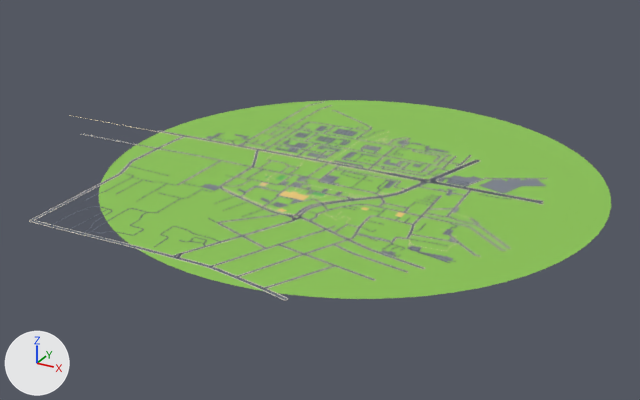
The glTF model game/levels/micro15/ground.glb as it was, and as the next commit left it.
Rendered twice from a 50 mm camera at (1429.0, -2859.0, 1290.0) aimed at (-142.0, -4.0, -138.0). Every picture has the same lights, and +X, +Y and +Z are marked at lower left. The older version comes first. Vertices at exactly the same position are counted once.

In view in the first picture: 'ground', 'roads', 'sidewalks'.
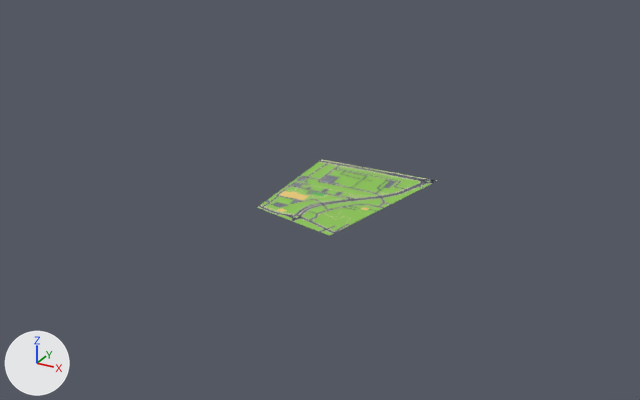
What differs and where, as boxes [x1, y1, x2, y2] in the pictures (640 x 400 px):
'ground', reshaped (65% narrower, 61% shorter): before [99, 100, 611, 299]; after [257, 159, 437, 236]
'roads', reshaped (66% narrower, 63% shorter): before [30, 102, 548, 300]; after [258, 160, 436, 233]
'sidewalks', reshaped (66% narrower, 62% shorter): before [29, 102, 544, 300]; after [260, 160, 432, 234]
part 1 of me_ground_002, deleted: before [99, 100, 611, 299]
part 2 of me_ground_002, cut back: before [260, 160, 481, 203]; after [257, 159, 437, 236]
part 3 of me_roads_002, deleted: before [30, 102, 548, 300]
part 4 of me_roads_002, cut back: before [182, 146, 542, 269]; after [258, 160, 436, 232]
part 5 of me_sidewalks_002, deleted: before [29, 102, 544, 300]
part 6 of me_sidewalks_002, cut back: before [70, 115, 542, 269]; after [260, 160, 432, 234]

Patch to the scene script:
```diff
--- a/game/levels/micro15/ground.glb.py
+++ b/game/levels/micro15/ground.glb.py
@@ me_ground_002 @@
 # used by ob_ground; location = (-140.0, -205.0, 0.0)
-me_ground_002.from_pydata(...)  # 577 vertices, 441 faces; spans x -820.0..1100.0, y -755.0..1165.0, z 0.0
+me_ground_002.from_pydata(...)  # 103 vertices, 65 faces; spans x -41.0..454.0, y -317.0..303.0, z 0.0
+# me_ground_002 part 1: 50 loose pieces with 465 vertices, spanning x -820.0..1100.0, y -755.0..1165.0, z 0.0, are deleted
+# me_ground_002 part 2
+# 15 vertices are removed from x 449.0..595.0, y 299.0..409.0, z 0.0
+# 15 faces are deleted
+# 5 vertices move from x -49.0..454.0, y -172.0..308.0, z 0.0 to x -19.0..453.0, y -182.0..299.0, z 0.0
+# 6 vertices are added at (-41.0, 289.0, 0.0), (454.0, 303.0, 0.0), (-15.0, -240.0, 0.0), (319.0, -317.0, 0.0), (454.0, 303.0, 0.0), (450.0, 303.0, 0.0)
+# 2 new faces join them, mat_c3_lawn (green #8cc456)
+# 2 new faces join them, mat_c3_parking (grey #7d838e)
 me_ground_002.materials.append(mat_c3_lawn)
@@ me_roads_002 @@
 # used by ob_roads; location = (-140.0, -205.0, 0.0)
-me_roads_002.from_pydata(...)  # 12076 vertices, 8076 faces; spans x -1112.0..874.0, y -751.0..973.0, z 0.0
+me_roads_002.from_pydata(...)  # 3211 vertices, 2041 faces; spans x -41.0..452.0, y -307.0..303.0, z 0.0
+# me_roads_002 part 3: 1415 loose pieces with 8652 vertices, spanning x -1112.0..874.0, y -751.0..973.0, z 0.0, are deleted
+# me_roads_002 part 4: 2 vertices moved within x 448.0..450.0, y 277.0..287.0, z 0.0; 273 vertices removed from x -301.0..863.0, y -690.0..581.0, z 0.0; 60 vertices added at x -41.0..452.0, y -307.0..303.0, z 0.0
 me_roads_002.materials.append(mat_c3_asphalt)
@@ me_sidewalks_002 @@
 # used by ob_sidewalks; location = (-140.0, -205.0, 0.0)
-me_sidewalks_002.from_pydata(...)  # 12528 vertices, 22532 faces; spans x -1340.0..876.0, y -754.0..975.0, z 0.0
+me_sidewalks_002.from_pydata(...)  # 5008 vertices, 8808 faces; spans x -41.0..453.0, y -308.0..303.0, z 0.0
+# me_sidewalks_002 part 5: 349 loose pieces with 6700 vertices, spanning x -1340.0..876.0, y -754.0..975.0, z 0.0, are deleted
+# me_sidewalks_002 part 6: 4 vertices moved within x 73.0..427.0, y -260.0..302.0, z 0.0; 966 vertices removed from x -1339.0..863.0, y -690.0..582.0, z 0.0; 146 vertices added at x -41.0..453.0, y -308.0..303.0, z 0.0
 me_sidewalks_002.materials.append(mat_c3_pavement)
```
